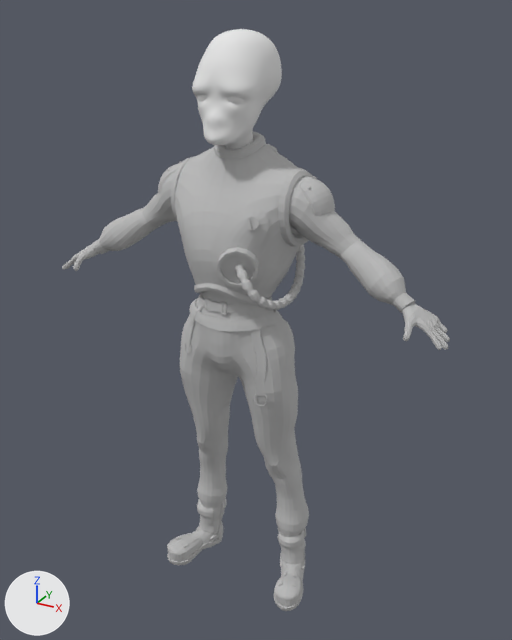
Renders of the FBX model Assets/Art/Meshes/Characters/BP_Cust2_Head2_TPose.fbx from each side of a commit.
Before and after are seen from a camera (50 mm lens) standing at (0.96, -1.626, 1.774) and looking at (0.024, 0.076, 0.923). Every picture has the same lights, and +X, +Y and +Z are marked at lower left. Where no turn or scale is listed for an object, it has been applied to the vertices.

The first picture shows 'Head', 'male_zbrush4_5'.
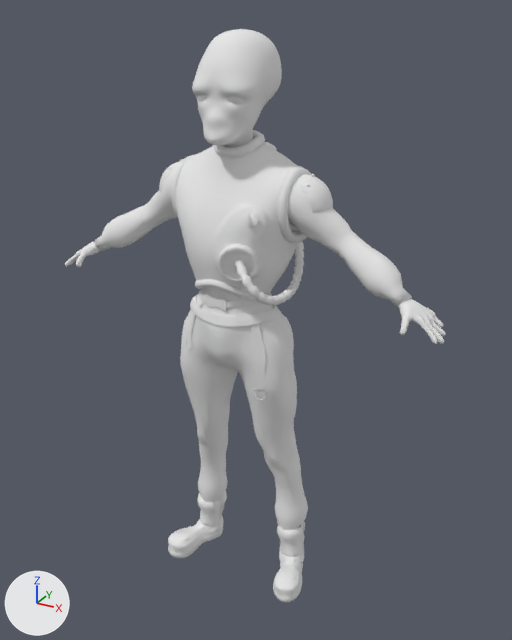
The newer file is also rescaled (x2.799), turned or shifted as a whole; pictures and numbers use the older file's frame.

Diff of the bpy script that builds the scene:
```diff
--- a/Assets/Art/Meshes/Characters/BP_Cust2_Head2_TPose.fbx.py
+++ b/Assets/Art/Meshes/Characters/BP_Cust2_Head2_TPose.fbx.py
@@ mat_box004_001 @@
+mat_box004_001 = principled_material('Box004_001')
+mat_box004_001.base_color = (0.8, 0.8, 0.8)  # white #e7e7e7
+mat_box004_001.roughness = 0.776
@@ me_mesh_1 @@
+me_mesh_1.from_pydata(...)  # 11952 vertices, 11686 faces; spans x -0.606..0.606, y -0.173..0.219, z -0.001..1.43
+me_mesh_1.materials.append(mat_box004_001)  # white #e7e7e7
@@ ob_male_zbrush4_5 @@
-ob_male_zbrush4_5 = bpy.data.objects.new('male_zbrush4_5', me_mesh)
-ob_male_zbrush4_5.location = (0.0, 0.012, 0.839)
@@ ob_customer_body_2 @@
+ob_customer_body_2 = bpy.data.objects.new('Customer body 2', me_mesh_1)
+ob_customer_body_2.location = (0.0, 0.012, 0.045)
```

Location of each change, [x1, y1, x2, y2] in pixels of the pictures (512 x 640 px):
'male_zbrush4_5', deleted
    before: [62, 131, 450, 611]
'Customer body 2', added
    after: [65, 130, 446, 603]
